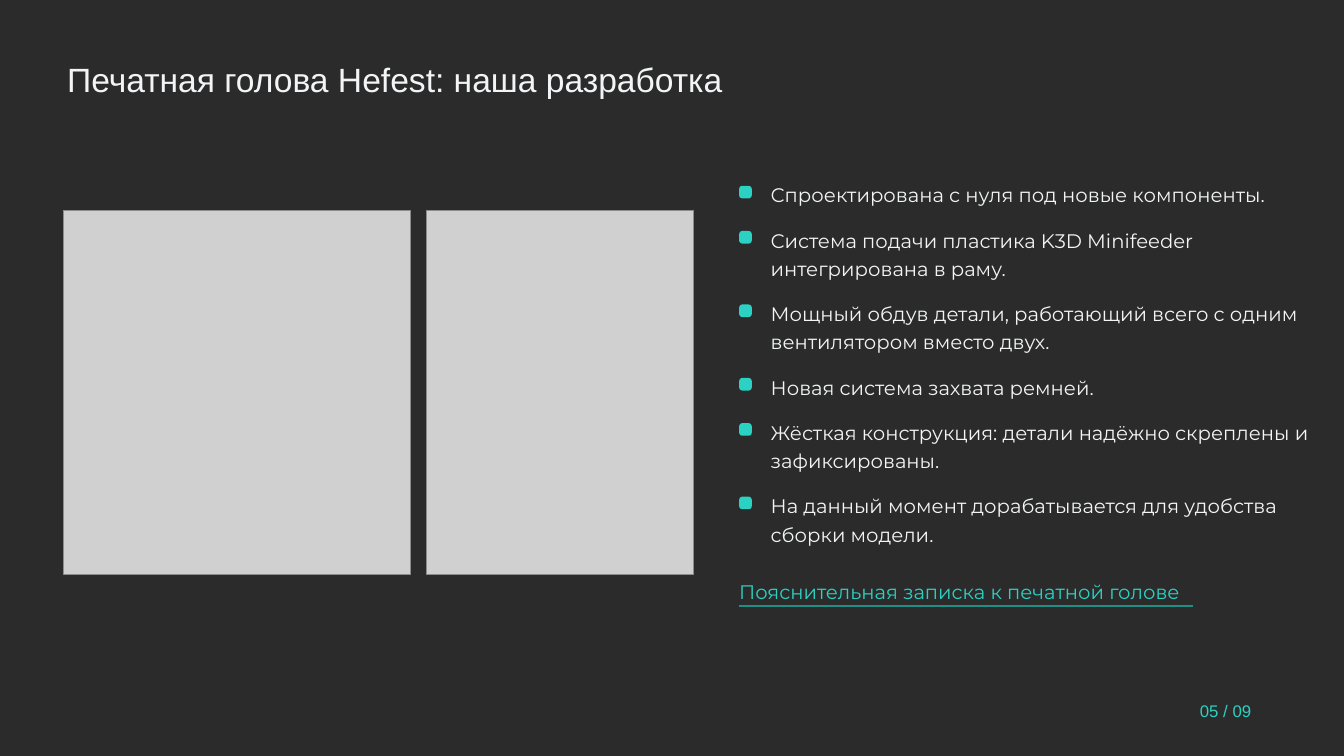
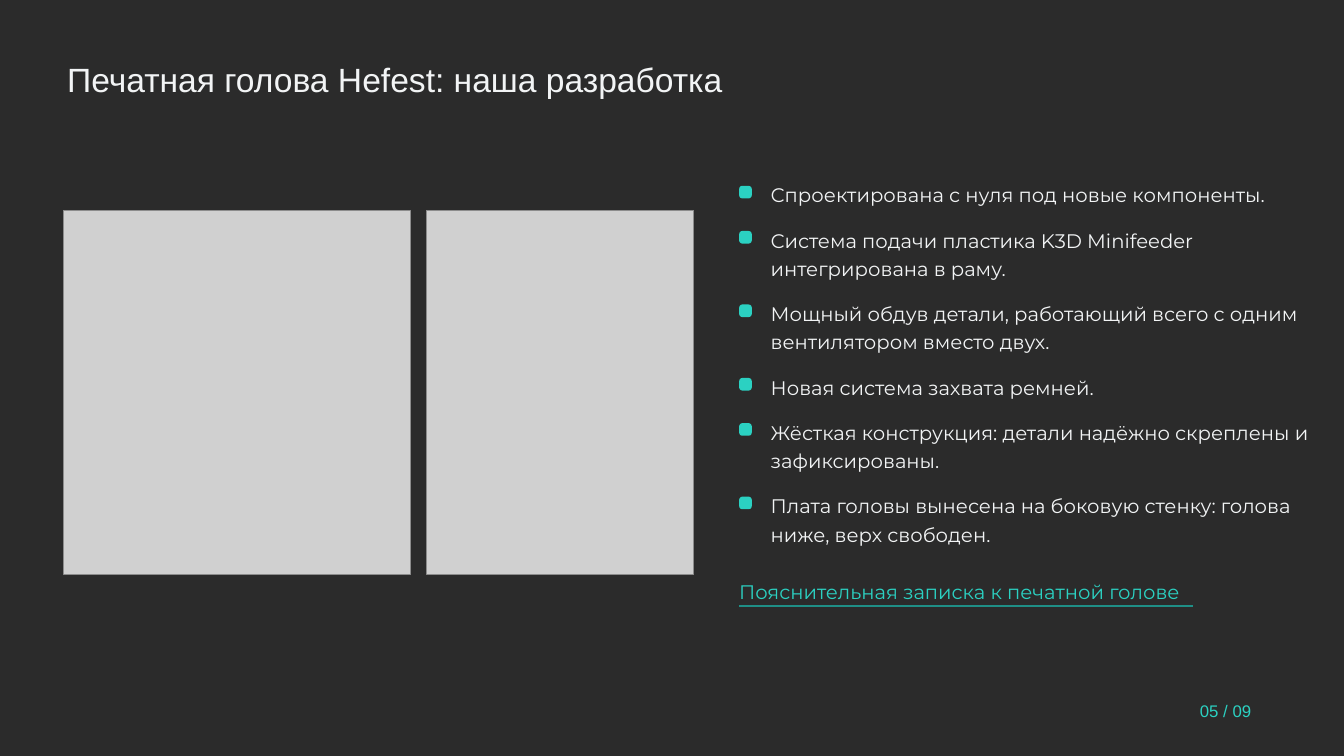
Before and after one commit to pmixay/3d-project, a slide deck: slide 5 of submission/Hefest_prezentaciya.pptx. Drawn at 1344x756 pixels with LibreOffice and Linux fonts; fonts in the diff are those of the drawing; grey boxes stand for pictures; background and template pictures are left out; a plain dark background stands for a picture behind light text. Boxes give left, top, right and bottom in pixels: in the first picture for what was removed or moved away, otherwise in the second. Text is boxed around its words. In the diff, an @@ line names an element or a change of style, - is before the commit and + after.

```diff
--- a/submission/Hefest_prezentaciya.pptx
+++ b/submission/Hefest_prezentaciya.pptx
@@ text at bbox=[771, 498, 1291, 546]: text changed @@
-На данный момент дорабатывается для удобства сборки модели.
+Плата головы вынесена на боковую стенку: голова ниже, верх свободен.
```
Also in this commit, not shown: 2 other slides changed, 8 other files.
